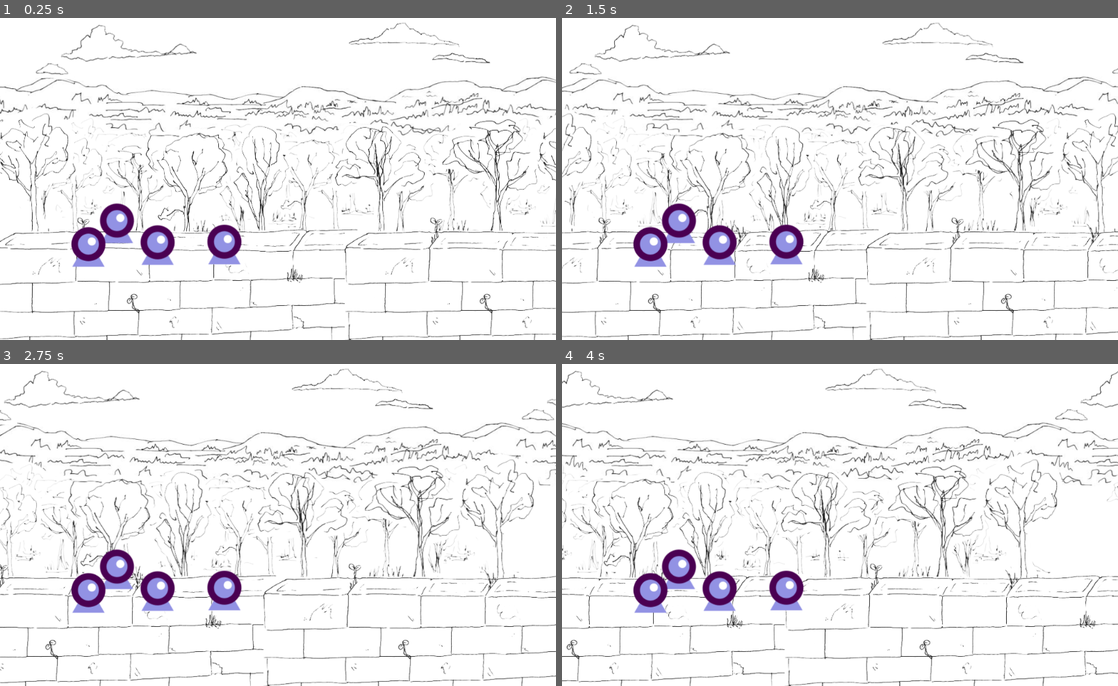
Above: before the commit, frames 1-4 (two rows, left to right).
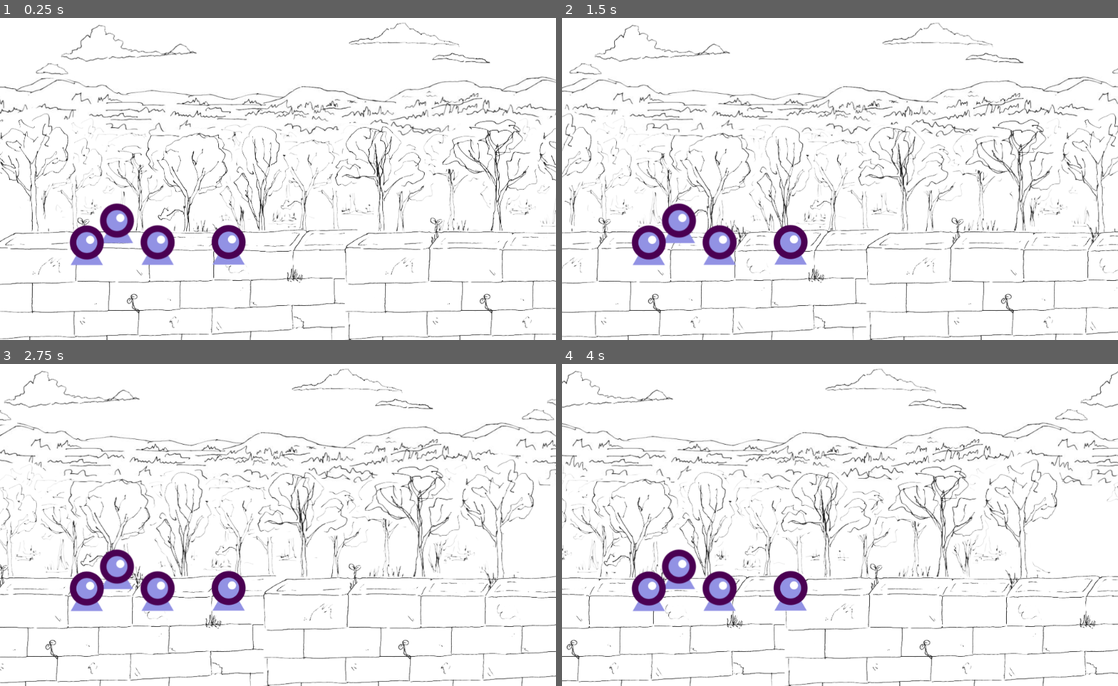
Above: after the commit, the same moments.

Repository: Binney/ludum-dare-46
Game: Godot game, scene res://LevelOne.tscn
Two runs of this game, one before a commit and one after it. Both use one fixed random seed, a clock stepped at 60 frames per second and the inputs below.
Inputs (mouse positions are in pixels of both pictures, inside the frame that each line leads up to):
- Up to frame 1 (0.25 s): no input
- Up to frame 2 (1.5 s): move the mouse to (962, 159) at 0.52 s; click (962, 159) at 0.67 s; move the mouse to (728, 195) at 1.27 s; click (728, 195) at 1.42 s
- Up to frame 3 (2.75 s): move the mouse to (333, 450) at 2.02 s; click (333, 450) at 2.17 s
- Up to frame 4 (4 s): move the mouse to (812, 589) at 2.77 s; click (812, 589) at 2.92 s; move the mouse to (1006, 573) at 3.52 s; click (1006, 573) at 3.67 s

The runs differ from the first frame. In frame 1, 0.7% of the frame differs, in the area x 12-45%, y 64-78%; in frame 2, 0.7%; in frame 3, 0.7%; in frame 4, 0.7%.

Commit message:
Add out-of-time as an alternative to out-of-tune

Diff:
--- a/project/LevelOne.tscn
+++ b/project/LevelOne.tscn
@@ -137,7 +137,8 @@
 position = Vector2( 290.305, 419.945 )
 
 [node name="Drummer" parent="." instance=ExtResource( 2 )]
-position = Vector2( 413.296, 418.837 )
+position = Vector2( 421.08, 419.435 )
+is_percussion = true
 
 [node name="Tubist" parent="." instance=ExtResource( 2 )]
-position = Vector2( 162.881, 423.269 )
+position = Vector2( 159.887, 420.275 )
--- a/project/Mousician.gd
+++ b/project/Mousician.gd
@@ -2,6 +2,7 @@
 
 export(AudioStream) var intro_track
 export(AudioStream) var loop_track
+export var is_percussion = false
 
 const SADNESS_CHANCE_PER_SECOND = 0.1
 var rng = RandomNumberGenerator.new()
@@ -17,16 +18,18 @@
 	if ((!is_sad()) && (rng.randf() < (SADNESS_CHANCE_PER_SECOND * delta))):
 		become_sad()
 
-func _input_event(camera, event, shape):
+func _input_event(_camera, event, _shape):
 	if (event is InputEventScreenTouch):
 		if (event.index == 0 && is_sad()):
 			if (event.pressed):
 				touch_start = event.position
-			else:
-				var touch_vector = event.position - touch_start
-				if (touch_vector.normalized().dot(Vector2(0, pitch_offset)) > 0):
+			elif (touch_start):
+				var touch_vector = (event.position - touch_start).normalized()
+				if ((pitch_offset != 0) && (touch_vector.dot(Vector2(0, pitch_offset)) > 0.75)):
 					pitch_offset = 0
-					update_output()
+				if ((time_offset != 0) && (touch_vector.dot(Vector2(time_offset, 0)) < -0.75)):
+					time_offset = 0
+				update_output()
 
 func is_sad():
 	return time_offset != 0 || pitch_offset != 0
@@ -36,20 +39,34 @@
 	$AudioStreamPlayer.play()
 
 func become_sad():
-	if (rng.randf() > 0.5):
-		pitch_offset = 1
-	else:
-		pitch_offset = -1
+	match (rng.randi_range(0, 1 if is_percussion else 3)):
+		0:
+			time_offset = 1
+		1:
+			time_offset = -1
+		2:
+			pitch_offset = 1
+		3:
+			pitch_offset = -1
 	update_output()
 
 func update_output():
-	match pitch_offset:
-		0:
+	match [pitch_offset, time_offset]:
+		[0, 0]:
 			$AnimatedSprite.play("default")
-			$AudioStreamPlayer.bus = "Master"
-		-1:
+			$AudioStreamPlayer.bus = "Healthy"
+		[-1, 0]:
 			$AnimatedSprite.play("sad")
 			$AudioStreamPlayer.bus = "Flat"
-		1:
+		[1, 0]:
 			$AnimatedSprite.play("sad")
 			$AudioStreamPlayer.bus = "Sharp"
+		[0, 0]:
+			$AnimatedSprite.play("default")
+			$AudioStreamPlayer.bus = "Healthy"
+		[0, -1]:
+			$AnimatedSprite.play("sad")
+			$AudioStreamPlayer.bus = "Slow"
+		[0, 1]:
+			$AnimatedSprite.play("sad")
+			$AudioStreamPlayer.bus = "Fast"
--- a/project/Mousician.tscn
+++ b/project/Mousician.tscn
@@ -4,7 +4,7 @@
 [ext_resource path="res://Mousician.gd" type="Script" id=2]
 
 [sub_resource type="RectangleShape2D" id=1]
-extents = Vector2( 79.694, 109.394 )
+extents = Vector2( 64.9053, 109.394 )
 
 [node name="Mousician" type="Area2D"]
 script = ExtResource( 2 )
@@ -14,6 +14,7 @@
 playing = true
 
 [node name="AudioStreamPlayer" type="AudioStreamPlayer" parent="."]
+bus = "Healthy"
 
 [node name="CollisionShape2D" type="CollisionShape2D" parent="."]
 shape = SubResource( 1 )
--- a/project/bus_layout.tres
+++ b/project/bus_layout.tres
@@ -7,6 +7,21 @@
 [sub_resource type="AudioEffectPitchShift" id=2]
 resource_name = "PitchShift"
 pitch_scale = 1.06
+
+[sub_resource type="AudioEffectDelay" id=3]
+resource_name = "Delay"
+dry = 0.0
+tap1/level_db = 0.0
+tap1/pan = 0.0
+tap2/active = false
+
+[sub_resource type="AudioEffectDelay" id=4]
+resource_name = "Delay"
+dry = 0.0
+tap1/delay_ms = 125.0
+tap1/level_db = 0.0
+tap1/pan = 0.0
+tap2/active = false
 
 [resource]
 bus/1/name = "Flat"
@@ -25,3 +40,25 @@
 bus/2/send = "Master"
 bus/2/effect/0/effect = SubResource( 2 )
 bus/2/effect/0/enabled = true
+bus/3/name = "Fast"
+bus/3/solo = false
+bus/3/mute = false
+bus/3/bypass_fx = false
+bus/3/volume_db = 0.0
+bus/3/send = "Master"
+bus/4/name = "Slow"
+bus/4/solo = false
+bus/4/mute = false
+bus/4/bypass_fx = false
+bus/4/volume_db = 0.0
+bus/4/send = "Master"
+bus/4/effect/0/effect = SubResource( 3 )
+bus/4/effect/0/enabled = true
+bus/5/name = "Healthy"
+bus/5/solo = false
+bus/5/mute = false
+bus/5/bypass_fx = false
+bus/5/volume_db = 0.0
+bus/5/send = "Master"
+bus/5/effect/0/effect = SubResource( 4 )
+bus/5/effect/0/enabled = true
Not shown: 1 places in project/bus_layout.tres that only renumber resources
